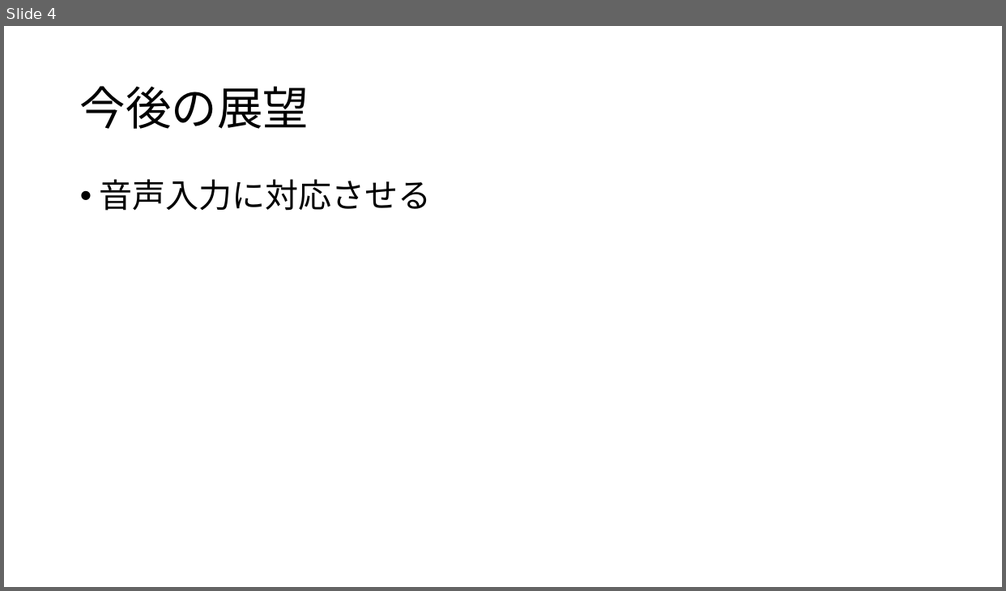
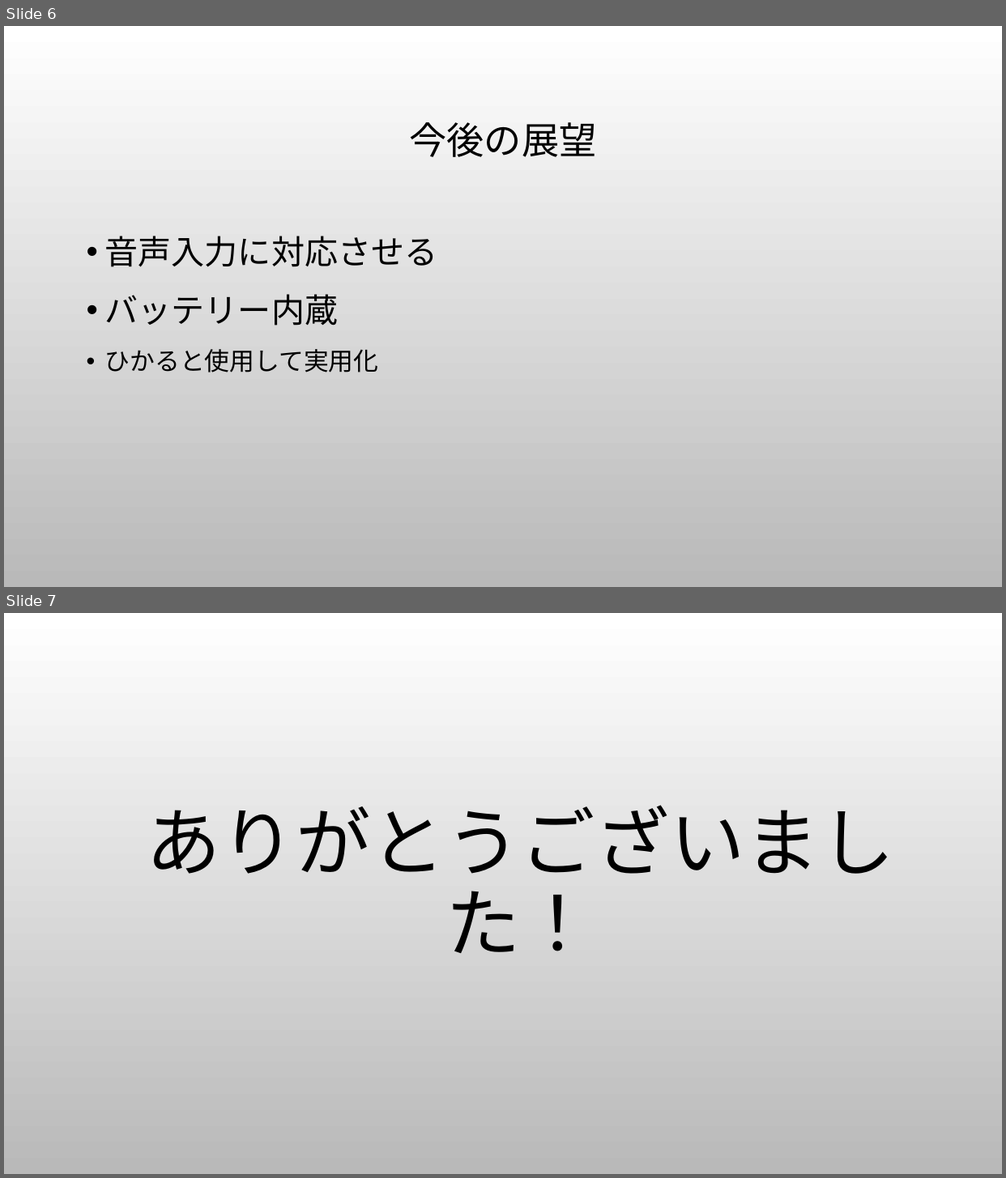
Before and after one commit to hayaken8112/BDM, a slide deck: BDMslide.pptx. Shown one above the other, each under a label of ours: slide 4 before the commit, slides 6 and 7 after it. The pictures are 1006x591 and 1006x1178 pixels, drawn with LibreOffice and Linux fonts; fonts in the diff are those of the drawing; background and template pictures are left out. Boxes give left, top, right and bottom in pixels: in the first picture for what was removed or moved away, otherwise in the second. Text is boxed around its words. In the diff, an @@ line names an element or a change of style, - is before the commit and + after.

```diff
--- a/BDMslide.pptx
+++ b/BDMslide.pptx
@@ slide 7 added at <box>4,613,1002,1174</box>, background picture (left out) @@
@@ title added at <box>147,805,895,953</box>, 72 pt, text #000000 @@
+ありがとうございました！
@@ what was slide 4 is now slide 6 @@
@@ slide 6 changed as well @@
@@ background #FFFFFF to picture (left out) @@
@@ title "今後の展望": place and size @@
-title "今後の展望" at <box>80,86,309,129</box>
+title "今後の展望" at <box>409,122,596,157</box>
@@ title "今後の展望" at <box>409,122,596,157</box>: size 44 to 36 pt; alignment left to centre @@
@@ text "音声入力に対応させる": place and size @@
-text "音声入力に対応させる" at <box>99,179,432,211</box>
+text "音声入力に対応させる" at <box>105,236,438,373</box>
@@ text at <box>105,236,438,267</box>: line spacing 0.9 to 1.2 @@
@@ text at <box>105,294,379,373</box>: paragraphs added @@
+• バッテリー内蔵
+• ひかると使用して実用化
```
Also in this commit, not shown: 3 other slides changed, 2 other slides added, 1 other file.
